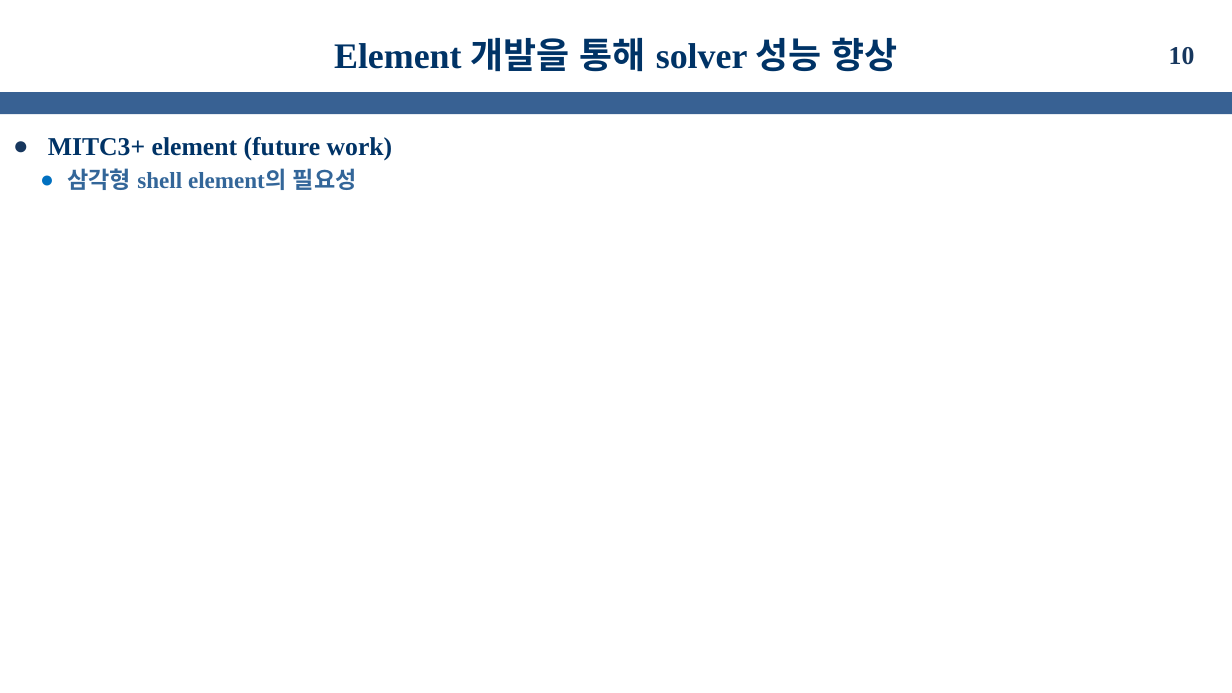
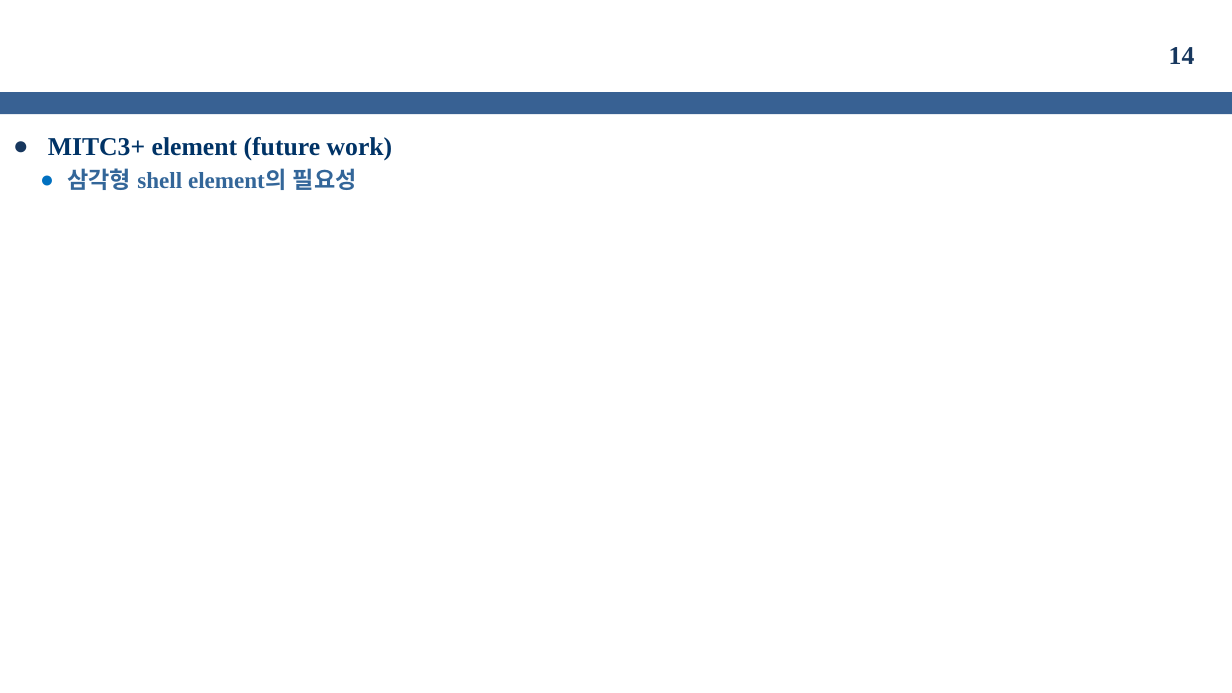
Before and after one commit to kms0523/Study, a slide deck: slide 14 of 발표자료/성과발표(중간).pptx (slide 10 before the commit). Drawn at 1232x693 pixels with LibreOffice and Linux fonts; fonts in the diff are those of the drawing; grey boxes stand for pictures; background and template pictures are left out. Boxes give left, top, right and bottom in pixels: in the first picture for what was removed or moved away, otherwise in the second. Text is boxed around its words. In the diff, an @@ line names an element or a change of style, - is before the commit and + after.

```diff
--- a/발표자료/성과발표(중간).pptx
+++ b/발표자료/성과발표(중간).pptx
@@ title removed at (334, 37, 898, 72) @@
-Element 개발을 통해 solver 성능 향상
@@ page number at (1169, 47, 1195, 64): text changed @@
-10
+14
```
Also in this commit, not shown: 4 other slides changed, 7 slides added, 2 slides removed, 8 other files.
